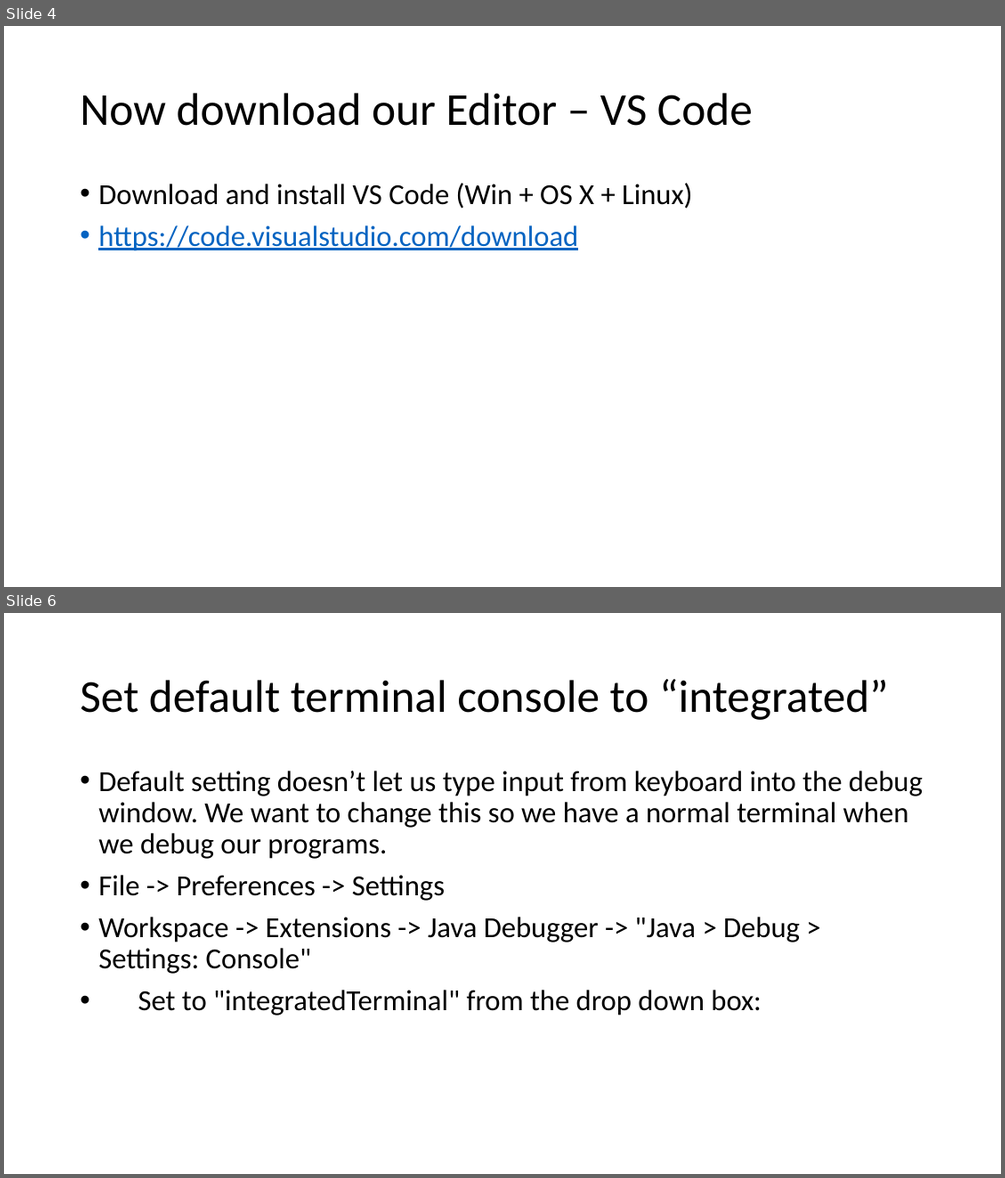
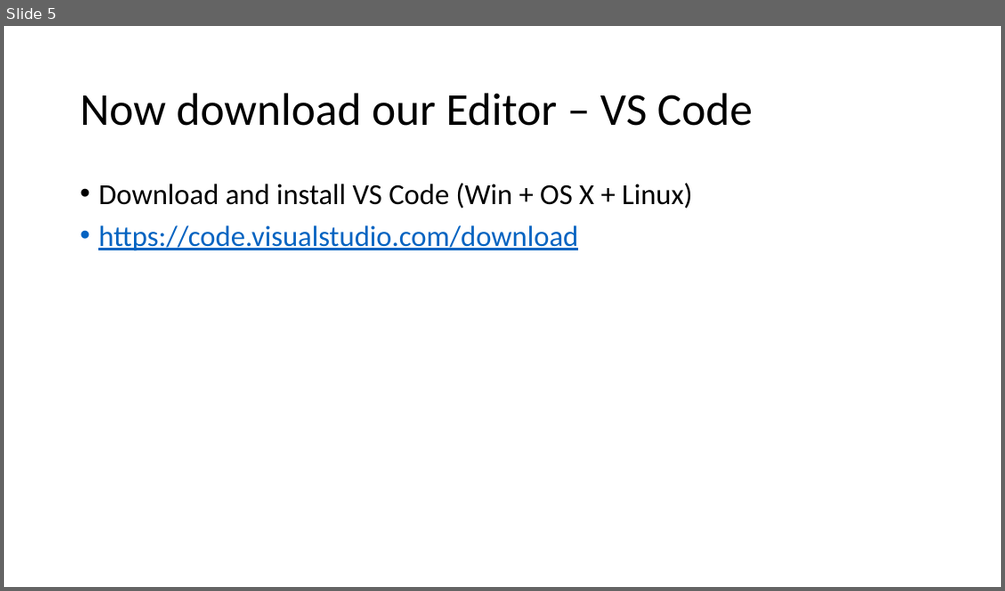
Before and after one commit to oxbot/battleship, a slide deck: setupVSCode_and_JDK/000-Setup VS Code and JDK.pptx. Shown one above the other, each under a label of ours: slides 4 and 6 before the commit, slide 5 after it; the slides between them are not shown. The pictures are 1005x1178 and 1005x591 pixels, drawn with LibreOffice and Linux fonts; fonts in the diff are those of the drawing. Boxes give left, top, right and bottom in pixels: in the first picture for what was removed or moved away, otherwise in the second. Text is boxed around its words. In the diff, an @@ line names an element or a change of style, - is before the commit and + after.

```diff
--- a/setupVSCode_and_JDK/000-Setup VS Code and JDK.pptx
+++ b/setupVSCode_and_JDK/000-Setup VS Code and JDK.pptx
@@ slide 6 removed at (4,613,1001,1174), background #FFFFFF @@
@@ title removed at (80,679,889,720) @@
-Set default terminal console to “integrated”
@@ text removed at (98,771,922,1015) @@
-• Default setting doesn’t let us type input from keyboard into the debug window. We want to change this so we have a normal terminal when we debug our programs.
-• File -> Preferences -> Settings
-• Workspace -> Extensions -> Java Debugger -> "Java > Debug > Settings: Console"
-• Set to "integratedTerminal" from the drop down box:
@@ what was slide 4 is now slide 5 @@
```
Also in this commit, not shown: 4 slides changed, 1 slide added, 1 other slide removed, 2 other files.
